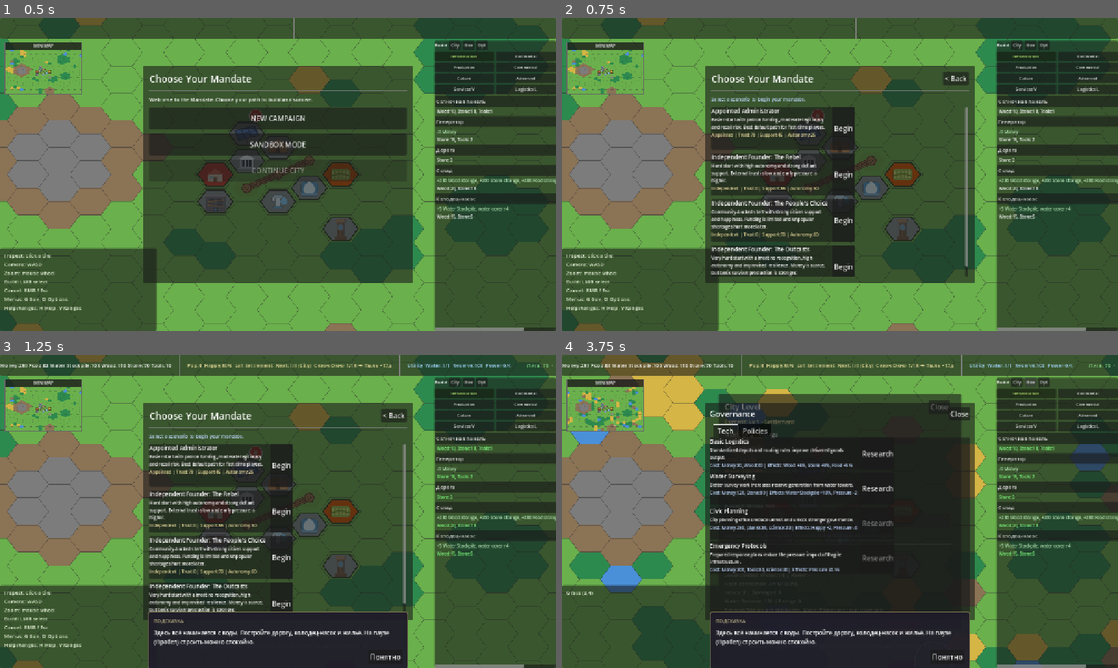
Above: before the commit, frames 1-4 (two rows, left to right).
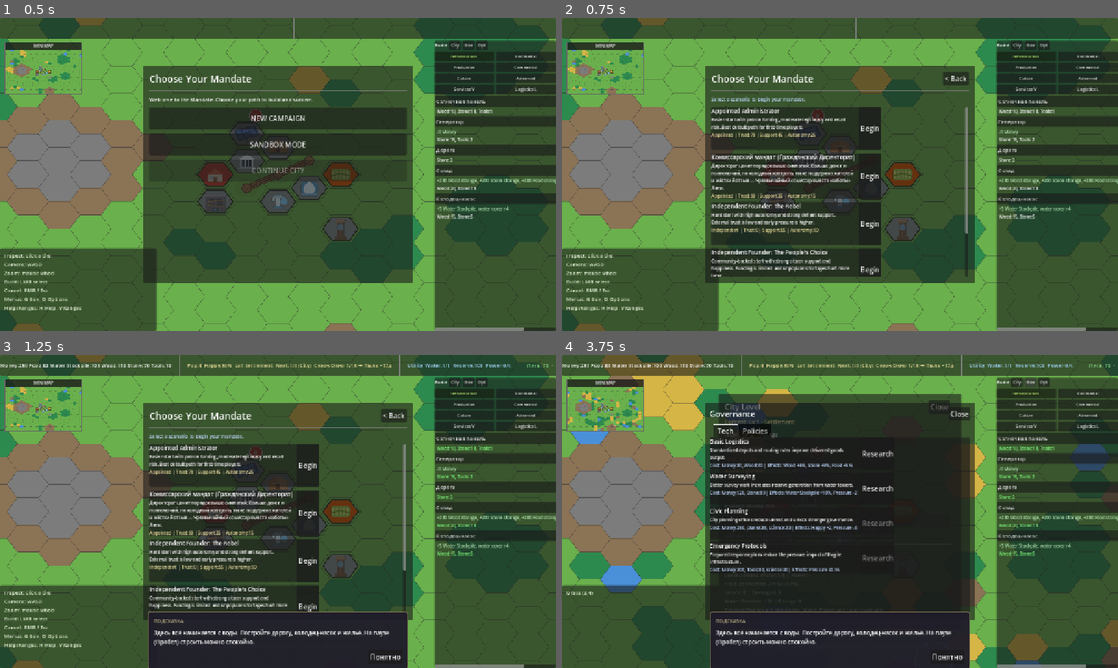
Above: after the commit, the same moments.

Repository: Gaefa/Gamefication
Game: Godot game, scene res://scenes/main.tscn
The game is run twice, just before and just after one commit, with the same random seed, the same clock (stepped at 60 frames per second) and the same inputs.
Inputs:
- Up to frame 1 (0.5 s): no input
- Up to frame 2 (0.75 s): click "NEW CAMPAIGN" at 0.5 s
- Up to frame 3 (1.25 s): no input
- Up to frame 4 (3.75 s): click "Begin" at 1.25 s; click "Понятно" at 2 s; click "City" at 2.75 s; click "Gov" at 3.5 s

Frame 1 is identical in both runs. In frame 2, 7.5% of the frame differs, in the area x 26-73%, y 28-83%; in frame 3, 7.4%; in frame 4, less than 0.1%.

Commit message:
feat(patron): second patron (Гражданский Директорат) — recall is data-driven
Proves the faction system is data, not hardcode to the League (RELEASE_PLAN §3.4).
A second selectable patron with a different tone and its own recall procedure.

- start_profiles: directorate_administrator (patron civic_directorate) — more money and
  legitimacy, colder (lower support), higher recall risk; a real contrast to the League.
- Recall method chosen by patron, not hardcoded: EndingManager maps patron_id →
  ending (civic_directorate → Чрезвычайный комиссар, restoration_league → Социальная
  изоляция); Конвой stays the cross-faction emergency tool on a disclosure line.
  New ending.lose.commissar.
- Patron-gated events: EventManager skips an event whose "patron" ≠ current patron.
  The three Койл letters are now League-only; the Directorate gets its own cold
  "предписание о назначении". The audit card speaks as the Комиссар vs Инспектор Койл.

Verified headless: Directorate start → patron_id civic_directorate, forcing trust to 0
fires ending.lose.commissar (not isolation); the League scenarios are unchanged.

Known follow-up (Vertical Slice): the win-ending texts still name Койл, so a Directorate
victory reads slightly off-tone — patron-specific win text is the next content pass.

Co-Authored-By: Claude Opus 4.8 <noreply@anthropic.com>

Diff:
--- a/godot/content/base/endings.json
+++ b/godot/content/base/endings.json
@@ -25,6 +25,12 @@
       "body": "Белые машины приехали днём, при свидетелях, как всегда у Лиги. Вежливый человек с синей повязкой показал …(251 unchanged characters)…
     },
     {
+      "id": "ending.lose.commissar",
+      "kind": "lose",
+      "title": "Чрезвычайный комиссар",
+      "body": "Приказ пришёл на бланке с гербом Директората. К полудню у Башни стояла силовая группа в серой форме. Комиссар не повышал голос: «Ваши полномочия временно приостановлены до выяснения. Пройдёмте.»\n\nВсё по протоколу, с подписями и печатью — Директорат так и работает. Вас увезли в столицу «для дачи объяснений». В реестре напротив района — новая фамилия. Порядок восстановлен. Ваше имя к порядку больше не относится."
+    },
+    {
       "id": "ending.lose.convoy",
       "kind": "lose",
       "title": "Конвой без номеров",
--- a/godot/content/base/events.json
+++ b/godot/content/base/events.json
@@ -4,6 +4,7 @@
     "category": "mandate",
     "min_level": 1,
     "once": true,
+    "patron": "restoration_league",
     "trigger_day": 1,
     "cooldown_sec": 999999,
     "tags": ["patron", "letter"],
@@ -17,10 +18,29 @@
     ]
   },
   {
+    "id": "patron.letter.directorate_welcome",
+    "category": "mandate",
+    "min_level": 1,
+    "once": true,
+    "patron": "civic_directorate",
+    "trigger_day": 1,
+    "cooldown_sec": 999999,
+    "tags": ["patron", "letter", "directorate"],
+    "title": "Директорат — предписание о назначении",
+    "body": "Администратор.\n\nГражданский Директорат передаёт вам зону восстановления «Ржавая Нора». Не ищите в этом доверия — это процедура. От вас требуется порядок: вода, еда, учёт, отсутствие беспорядков к началу Сезона Пыли.\n\nОтчётность регулярная. Отклонения фиксируются. Комиссар приедет с проверкой. Не заставляйте его приезжать дважды.",
+    "options": [
+      {
+        "text": "Принять предписание",
+        "effects": { "message": "Печать Директората у вас. И его комиссар — где-то рядом." }
+      }
+    ]
+  },
+  {
     "id": "patron.letter.audit_warning",
     "category": "mandate",
     "min_level": 1,
     "once": true,
+    "patron": "restoration_league",
     "trigger_day": 15,
     "cooldown_sec": 999999,
     "tags": ["patron", "letter", "audit"],
@@ -38,6 +58,7 @@
     "category": "mandate",
     "min_level": 1,
     "once": true,
+    "patron": "restoration_league",
     "trigger_day": 12,
     "cooldown_sec": 999999,
     "tags": ["patron", "letter", "branch"],
--- a/godot/content/base/start_profiles.json
+++ b/godot/content/base/start_profiles.json
@@ -20,6 +20,29 @@
     "effects": {
       "pressure_delta": -2.0,
       "production_mult": { "res_money": 0.05 }
+    }
+  },
+  {
+    "id": "directorate_administrator",
+    "label": "Комиссарский мандат (Гражданский Директорат)",
+    "label_key": "start_profile.directorate_administrator.label",
+    "description": "Директорат ценит порядок выше симпатий: больше денег и полномочий, но холодный контроль, ниже поддержка жителей и жёсткий отзыв — Чрезвычайный комиссар вместо «заботы» Лиги.",
+    "description_key": "start_profile.directorate_administrator.description",
+    "start_path": "appointed",
+    "founder_archetype": "",
+    "patron_id": "civic_directorate",
+    "starting_resources": { "res_money": 320, "res_food": 70, "res_wood": 100, "res_stone": 90, "res_tools": 12 },
+    "default_policies": ["balanced_budget"],
+    "mandate": {
+      "patron_trust": 60,
+      "legitimacy": 55,
+      "autonomy": 15,
+      "recall_risk": 20,
+      "support": 35
+    },
+    "effects": {
+      "pressure_delta": -1.0,
+      "production_mult": { "res_money": 0.10 }
     }
   },
   {
--- a/godot/scripts/autoload/ending_manager.gd
+++ b/godot/scripts/autoload/ending_manager.gd
@@ -61,8 +61,13 @@
 
 	# Losses take priority over wins.
 	if trust <= 0.0:
-		# League recall: Конвой if the player tried to expose the League, else Социальная изоляция.
-		_trigger("ending.lose.convoy" if disclosure else "ending.lose.isolation")
+		# Recall method is the patron's, not hardcoded: Конвой is the cross-faction emergency
+		# tool (any patron, if the player tried to expose them); otherwise each patron has
+		# its own procedure — Лига's Социальная изоляция, Директорат's Чрезвычайный комиссар.
+		if disclosure:
+			_trigger("ending.lose.convoy")
+		else:
+			_trigger(_patron_recall_ending())
 	elif _peak_pop >= EXODUS_PEAK_MIN and pop <= int(float(_peak_pop) * EXODUS_FRACTION):
 		_trigger("ending.lose.exodus")
 	elif _peak_pop >= 4 and pop <= 0:
@@ -79,6 +84,14 @@
 		var protector_side: bool = style == "protector" or style == "autonomist" \
 			or (style == "" and support > trust)
 		_trigger("ending.win.protector" if protector_side else "ending.win.loyal")
+
+
+func _patron_recall_ending() -> String:
+	match GameStateStore.mandate().get("patron_id", "restoration_league") as String:
+		"civic_directorate":
+			return "ending.lose.commissar"
+		_:
+			return "ending.lose.isolation"
 
 
 func _trigger(ending_id: String) -> void:
--- a/godot/scripts/autoload/event_manager.gd
+++ b/godot/scripts/autoload/event_manager.gd
@@ -37,6 +37,10 @@
 		if _is_already_pending(event_id):
 			continue
 		if _is_on_cooldown(event_id):
+			continue
+		# Patron-specific events (письма покровителя) fire only under that patron.
+		var event_patron: String = def.get("patron", "") as String
+		if event_patron != "" and event_patron != (GameStateStore.mandate().get("patron_id", "") as String):
 			continue
 		# One-shot events (письма Койл, развилки) фаярятся ровно один раз за игру.
 		if (def.get("once", false) as bool) and _has_fired(event_id):
--- a/godot/scripts/autoload/mandate_manager.gd
+++ b/godot/scripts/autoload/mandate_manager.gd
@@ -58,23 +58,33 @@
 
 
 func _build_card(score: int, water_ok: bool, food_ok: bool, people_ok: bool, trust_delta: int) -> Dictionary:
+	var directorate: bool = (GameStateStore.mandate().get("patron_id", "") as String) == "civic_directorate"
 	var verdict: String
-	match score:
-		3: verdict = "Койл уехала с хорошими новостями, как любит. «Так и держите. Я доложу наверх, что мандат в надёжных руках.»"
-		2: verdict = "Койл кивнула без улыбки. «Сойдёт. Но я приеду снова, и в следующий раз этого будет мало.»"
-		1: verdict = "Койл говорила тихо и долго смотрела на пустые полки. «Я пока держу вашу сторону. Пока.»"
-		_: verdict = "Койл не повышала голос — это было хуже крика. «Вода по часам, склады пусты. Я не смогу защищать это наверху.»"
+	if directorate:
+		match score:
+			3: verdict = "Комиссар кивнул и что-то отметил в планшете. «Порядок соблюдён. Директорат это учтёт.»"
+			2: verdict = "Комиссар не поднял глаз. «Приемлемо. Но отклонения накапливаются, администратор.»"
+			1: verdict = "Комиссар долго молчал. «Показатели ниже нормы. Директорат не любит объяснений — он любит цифры.»"
+			_: verdict = "Комиссар закрыл планшет. «Это не управление, это беспорядок. Дальше будет комиссия.»"
+	else:
+		match score:
+			3: verdict = "Койл уехала с хорошими новостями, как любит. «Так и держите. Я доложу наверх, что мандат в надёжных руках.»"
+			2: verdict = "Койл кивнула без улыбки. «Сойдёт. Но я приеду снова, и в следующий раз этого будет мало.»"
+			1: verdict = "Койл говорила тихо и долго смотрела на пустые полки. «Я пока держу вашу сторону. Пока.»"
+			_: verdict = "Койл не повышала голос — это было хуже крика. «Вода по часам, склады пусты. Я не смогу защищать это наверху.»"
 
 	var checklist: String = "\n".join([
 		"— Запас воды: %s" % ("в порядке" if water_ok else "недостаточно"),
 		"— Запас еды: %s" % ("в порядке" if food_ok else "недостаточно"),
 		"— Люди остаются: %s" % ("да" if people_ok else "нет, настроение низкое"),
 	])
-	var trust_line: String = ("Доверие Лиги %+d." % trust_delta)
+	var authority: String = "Директората" if directorate else "Лиги"
+	var trust_line: String = ("Доверие %s %+d." % [authority, trust_delta])
+	var title: String = "Проверка Директората — Комиссар" if directorate else "Аудит Лиги — Инспектор Койл"
 
 	return {
 		"runtime_id": "audit.result",
-		"title": "Аудит Лиги — Инспектор Койл",
+		"title": title,
 		"body": "Проверка проведена.\n\n%s\n\n%s\n\n%s" % [checklist, verdict, trust_line],
 		"options": [
 			{ "text": "Принять к сведению", "effects": {} }
--- a/godot/tools/balance_sim.gd
+++ b/godot/tools/balance_sim.gd
@@ -29,6 +29,15 @@
 	_run("A) BOOTSTRAP (всё L0, неподготовлен)", false)
 	print("")
 	_run("B) PREPARED (насос+цистерна L2, вложился в воду)", true)
+
+	# Scenario C: second patron — recall must use the Directorate's method (Комиссар),
+	# proving the recall is data-driven by patron, not hardcoded to the League.
+	print("\n=== C) DIRECTORATE recall test ===")
+	var orch := GameOrchestrator.new()
+	orch.new_game(12345, "directorate_administrator")
+	print("patron_id = %s (ожидается civic_directorate)" % (GameStateStore.mandate().get("patron_id", "") as String))
+	GameStateStore.mandate()["patron_trust"] = 0.0
+	orch.tick_scheduler.run_tick()  # EndingManager evaluates on tick_finished
 
 	# Sanity-check the style-flag plumbing (events don't fire in this headless harness).
 	GameStateStore.style_flags().clear()
